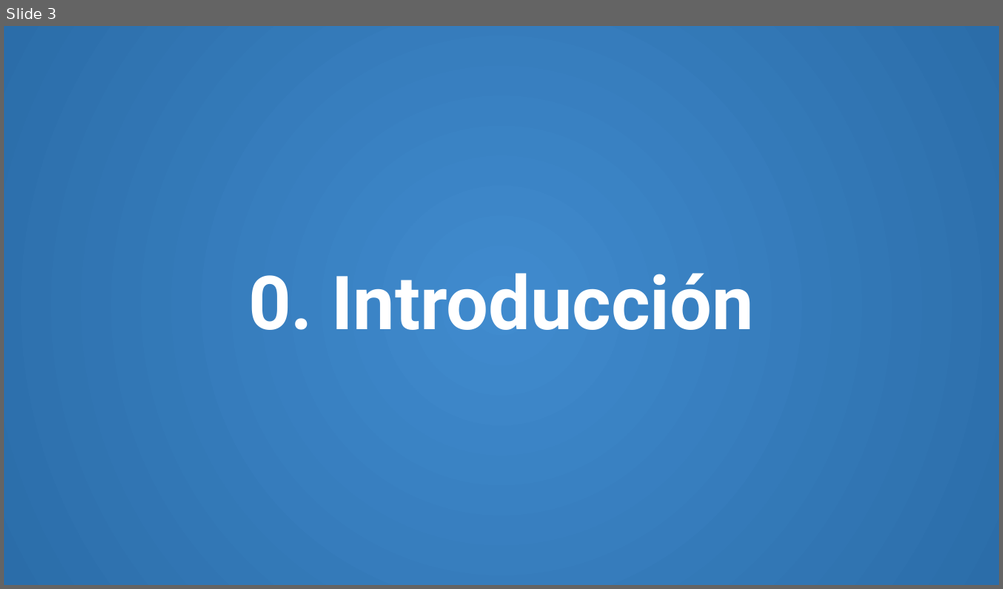
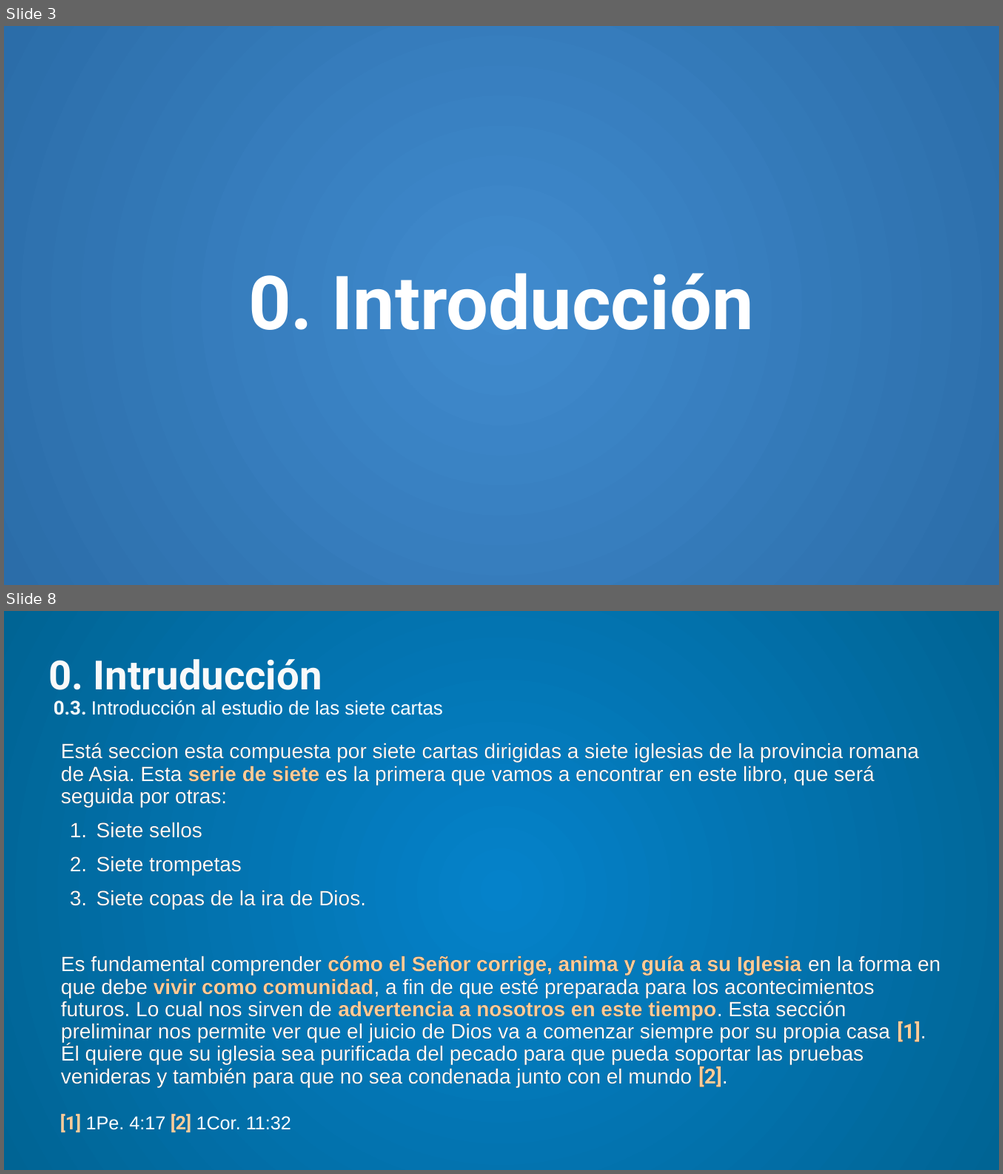
Before and after one commit to CreyTuning/documents, a slide deck: slideshow/Apocalipsis/3. Capitulo 2-3.pptm. Shown one above the other, each under a label of ours: slide 3 before the commit, slides 3 and 8 after it; the slides between them are not shown. The pictures are 1003x589 and 1003x1174 pixels, drawn with LibreOffice and Linux fonts; fonts in the diff are those of the drawing. Boxes give left, top, right and bottom in pixels: in the first picture for what was removed or moved away, otherwise in the second. Text is boxed around its words. In the diff, an @@ line names an element or a change of style, - is before the commit and + after.

```diff
--- a/slideshow/Apocalipsis/3. Capitulo 2-3.pptm
+++ b/slideshow/Apocalipsis/3. Capitulo 2-3.pptm
@@ slide 8 added at <box>4,611,999,1170</box>, background gradient #0582CA to #006494 @@
@@ title added at <box>48,659,443,715</box>, 18.5 pt, text #FFFFFF @@
+0. Intruducción
+0.3. Introducción al estudio de las siete cartas
@@ text added at <box>61,743,940,1088</box>, 20 pt, text #FFFFFF @@
+Está seccion esta compuesta por siete cartas dirigidas a siete iglesias de la provincia romana de Asia. Esta serie de siete es la primera que vamos a encontrar en este libro, que será seguida por otras:
+1. Siete sellos
+2. Siete trompetas
+3. Siete copas de la ira de Dios.
+Es fundamental comprender cómo el Señor corrige, anima y guía a su Iglesia en la forma en que debe vivir como comunidad, a fin de que esté preparada para los acontecimientos futuros. Lo cual nos sirven de advertencia a nosotros en este tiempo. Esta sección preliminar nos permite ver que el juicio de Dios va a comenzar siempre por su propia casa [1]. Él quiere que su iglesia sea purificada del pecado para que pueda soportar las pruebas venideras y también para que no sea condenada junto con el mundo [2].
@@ text added at <box>60,1114,291,1133</box>, 18 pt, text #FFFFFF @@
+[1] 1Pe. 4:17 [2] 1Cor. 11:32
```
Also in this commit, not shown: 2 slides changed, 47 other slides added, 1 slide removed, 2 other files.
